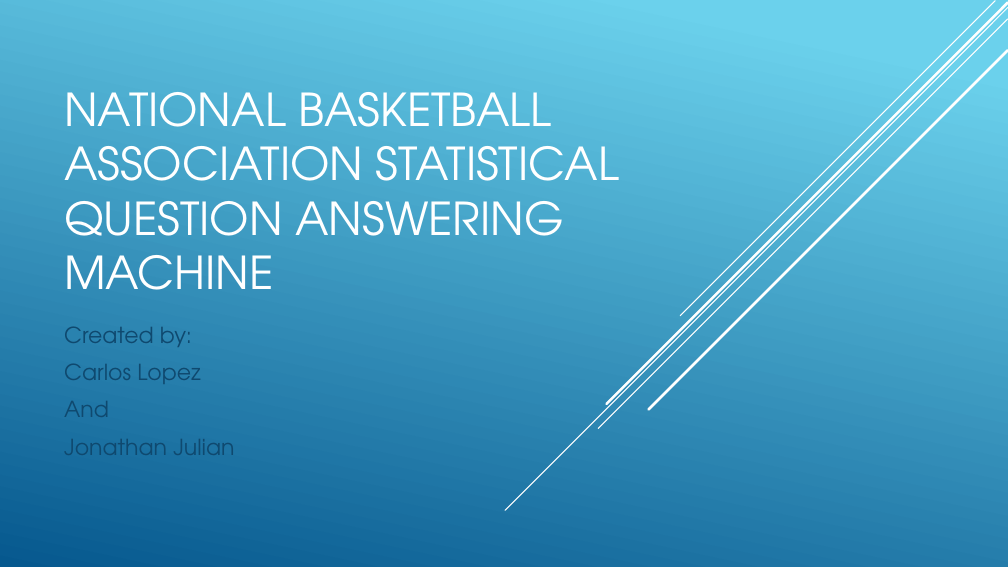
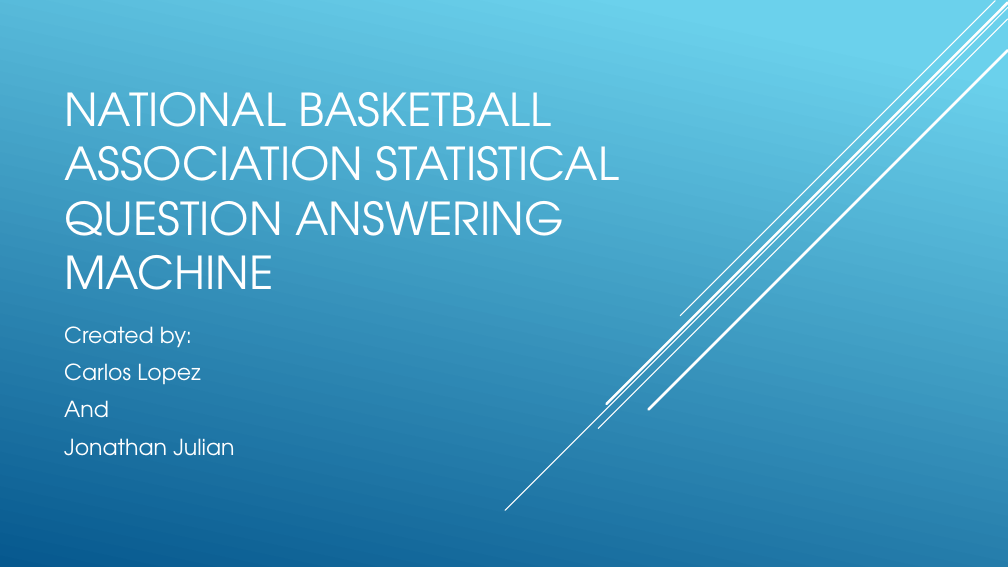
Before and after one commit to jjulian91/NLP_QA_Python, a slide deck: slide 1 of 620 slides.pptx. Drawn at 1008x567 pixels with LibreOffice and Linux fonts; fonts in the diff are those of the drawing. Boxes give left, top, right and bottom in pixels: in the first picture for what was removed or moved away, otherwise in the second. Text is boxed around its words. In the diff, an @@ line names an element or a change of style, - is before the commit and + after.

```diff
--- a/620 slides.pptx
+++ b/620 slides.pptx
@@ subtitle "Created by:" at bbox=[64, 326, 234, 456]: text colour #0F496F to #FFFFFF @@
```
Also in this commit, not shown: 5 other slides changed, 1 slide added, 1 slide removed.
